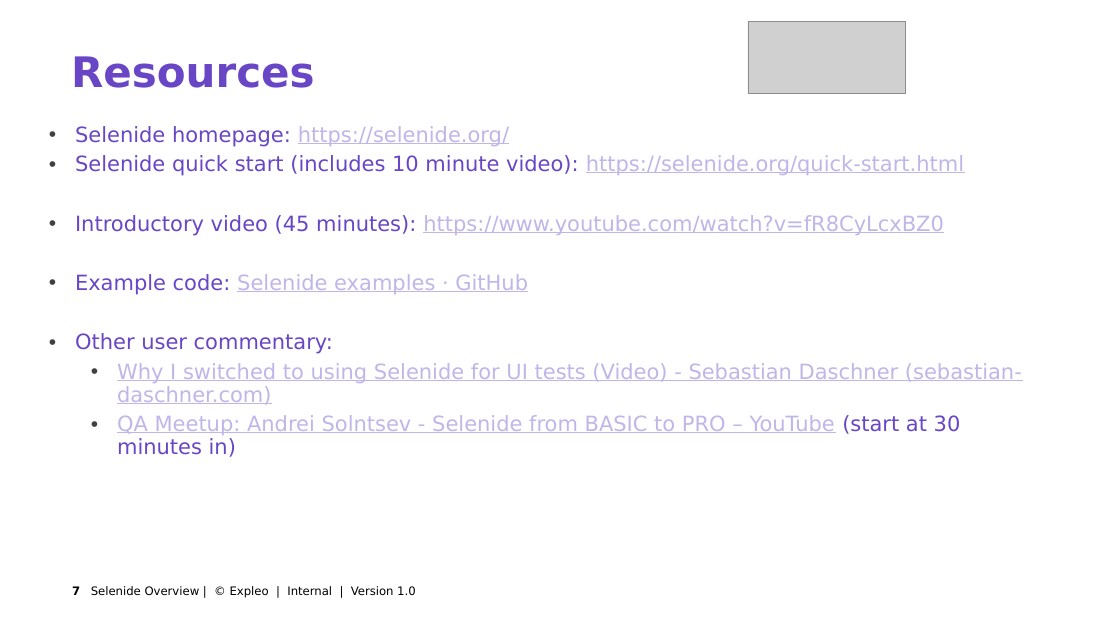
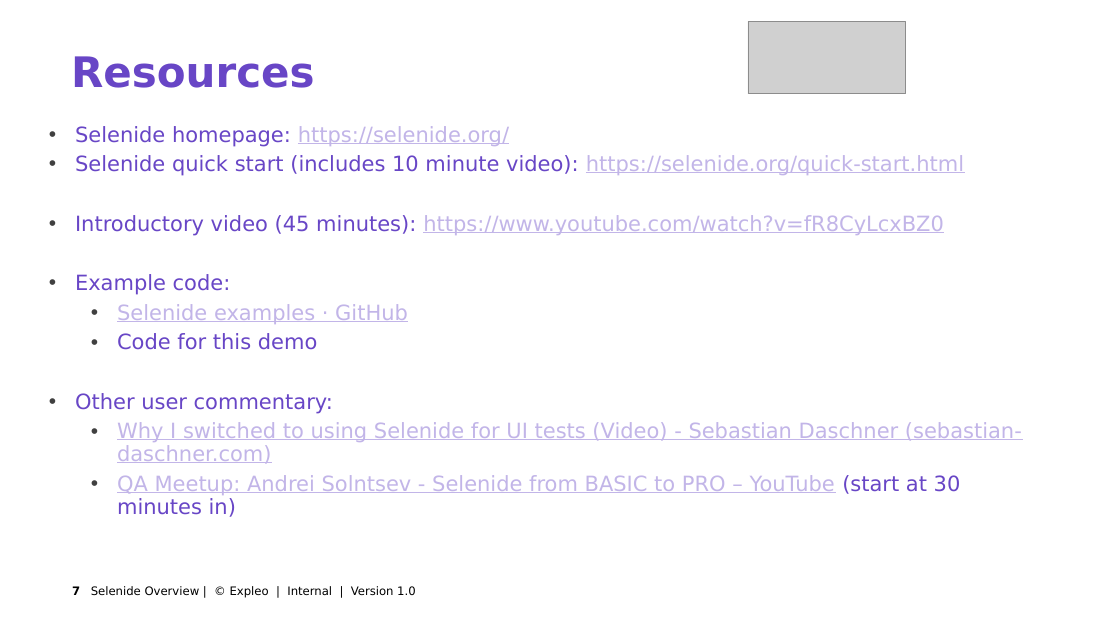
Before and after one commit to FSullExpleo/expleo-selenide-demo, a slide deck: slide 7 of Selenide Overview - Presentation to QE stream Q2 2022.pptx. Drawn at 1120x630 pixels with LibreOffice and Linux fonts; fonts in the diff are those of the drawing; grey boxes stand for pictures; background and template pictures are left out. Boxes give left, top, right and bottom in pixels: in the first picture for what was removed or moved away, otherwise in the second. Text is boxed around its words. In the diff, an @@ line names an element or a change of style, - is before the commit and + after.

```diff
--- a/Selenide Overview - Presentation to QE stream Q2 2022.pptx
+++ b/Selenide Overview - Presentation to QE stream Q2 2022.pptx
@@ text at (75, 274, 408, 350): text changed; text colour #C2B5E8 to #6846C6 @@
-  • Example code: Selenide examples · GitHub
+  • Example code:
+    • Selenide examples · GitHub
+    • Code for this demo
```
Also in this commit, not shown: 3 other slides changed.
